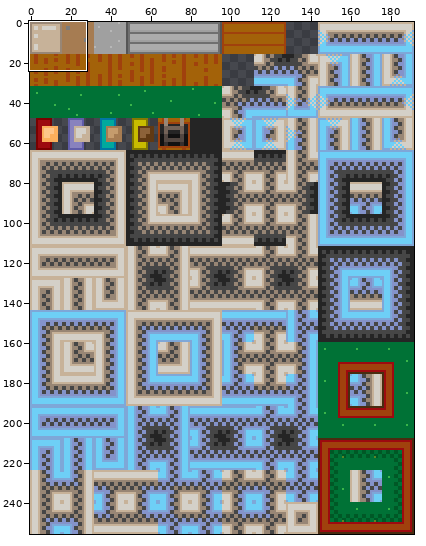
Two states of a sprite sheet, Assets/Levels/Sprites/Test2.png. Above, an overview of the earlier version with the close-up marked.
Close-up. As it was:
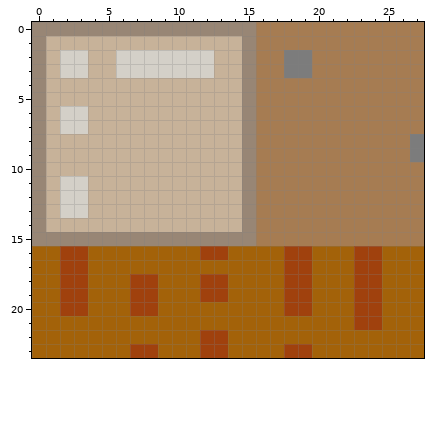
The file is 192x256 pixels. Shown: x 0..27, y 0..23.
After:
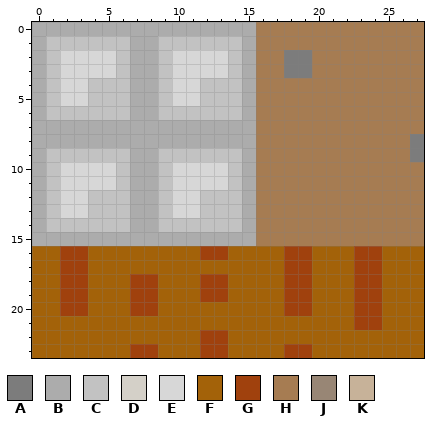
Palette (. is transparent): A #7c7c7c  B #acacac  C #c2c2c2  D #d4d0c8  E #d7d7d7  F #a36209  G #a0410d  H #a67c52  J #988675  K #c7b299
Changes in this commit:
Colour D becomes colour B in rows 2 to 3 at x 7 to 8; in row 7 at x 2 to 3.
Colour J becomes colour B in row 0 at x 0 to 15; in rows 1 to 14 at x 0 and 15; in row 15 at x 0 to 15.
Colour K becomes colour B in row 1 at x 7 to 8; in rows 4 to 6 at x 7 to 8; in row 7 at x 1 and 4 to 14; in row 8 at x 1 to 14; in rows 9 to 14 at x 7 to 8.
Colour D becomes colour C in rows 2 to 3 at x 6 and 9; in row 6 at x 2 to 3.
Colour K becomes colour C in row 1 at x 1 to 6 and 9 to 14; in rows 2 to 3 at x 1 and 14; in rows 4 to 5 at x 1, 4 to 6, 9 and 12 to 14; in row 6 at x 1, 4 to 6 and 9 to 14; in row 9 at x 1 to 6 and 9 to 14; in rows 10 to 11 at x 1, 6, 9 and 14.
Colour K becomes colour C in rows 12 to 13 at x 1, 4 to 6, 9 and 12 to 14; in row 14 at x 1 to 6 and 9 to 14.
Colour D becomes colour E in rows 2 to 3 at x 2 to 3 and 10 to 12; in rows 11 to 13 at x 2 to 3.
Colour K becomes colour E in rows 2 to 3 at x 4 to 5 and 13; in rows 4 to 5 at x 2 to 3 and 10 to 11; in row 10 at x 2 to 5 and 10 to 13; in row 11 at x 4 to 5 and 10 to 13; in rows 12 to 13 at x 10 to 11.
Pixel boxes of the changes (left, top, right, bottom) in both close-ups:
changed: (32, 22, 256, 246)
